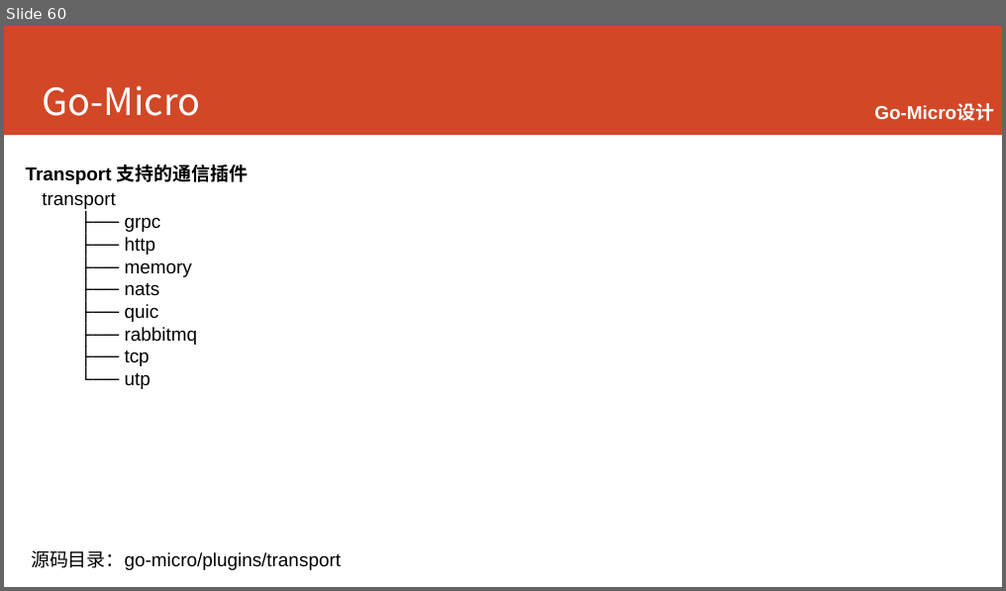
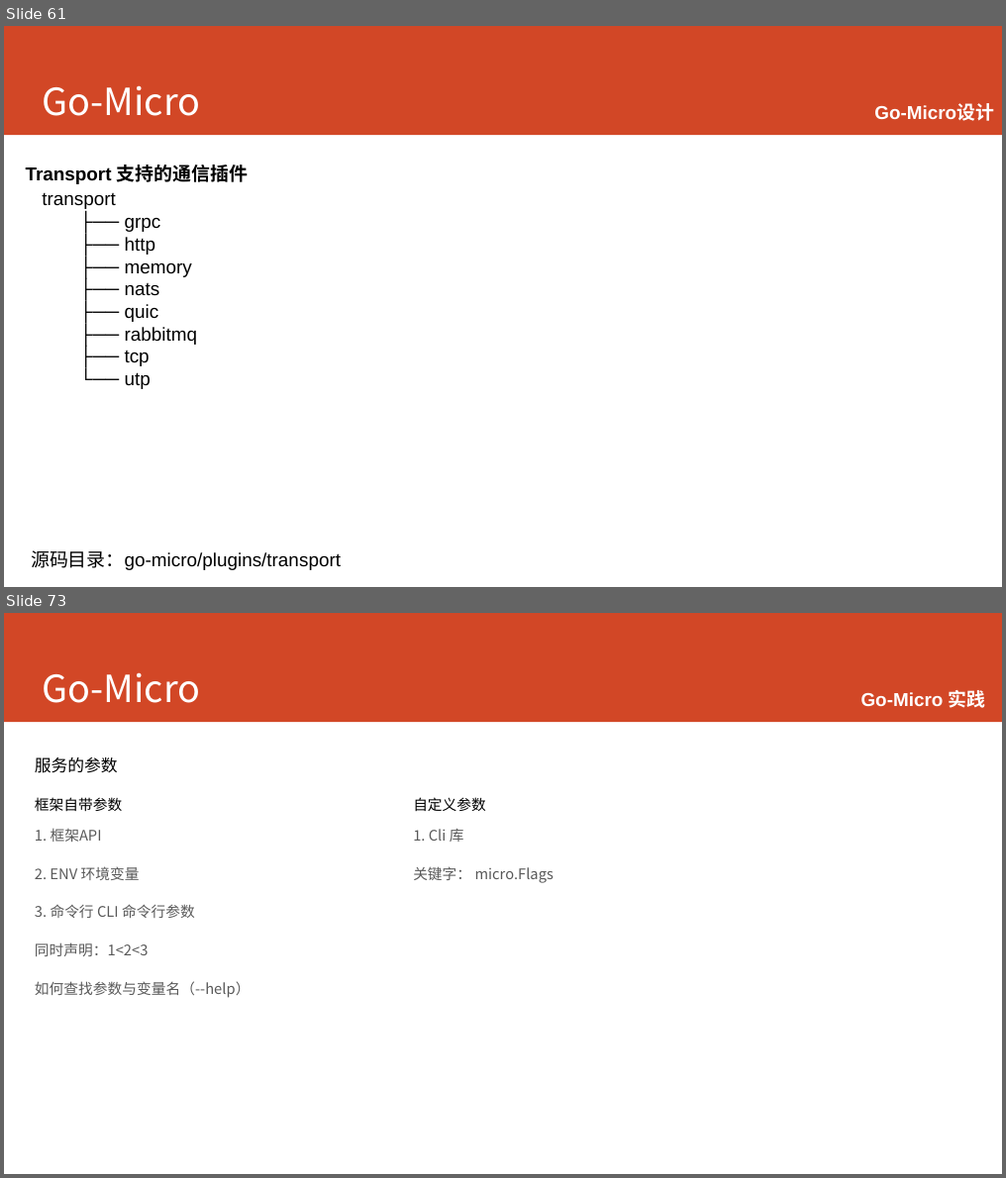
Before and after one commit to printfcoder/printfcoder, a slide deck: course/for-emc/course-for-emc.pptx. Shown one above the other, each under a label of ours: slide 60 before the commit, slides 61 and 73 after it; the slides between them are not shown. The pictures are 1006x591 and 1006x1178 pixels, drawn with LibreOffice and Linux fonts; fonts in the diff are those of the drawing. Boxes give left, top, right and bottom in pixels: in the first picture for what was removed or moved away, otherwise in the second. Text is boxed around its words. In the diff, an @@ line names an element or a change of style, - is before the commit and + after.

```diff
--- a/course/for-emc/course-for-emc.pptx
+++ b/course/for-emc/course-for-emc.pptx
@@ slide 73 added at bbox=[4, 613, 1002, 1174], background #FFFFFF; not listed: 1 template element that a slide beside it also shows @@
@@ title added at bbox=[42, 672, 200, 703], 36 pt, text #FFFFFF @@
+Go-Micro
@@ text added at bbox=[861, 690, 986, 708], 18 pt, text #FFFFFF, bold @@
+  Go-Micro 实践
@@ text added at bbox=[35, 758, 118, 773], 16 pt, text #000000 @@
+服务的参数
@@ text added at bbox=[35, 797, 122, 811], 14 pt, text #000000 @@
+框架自带参数
@@ text added at bbox=[413, 797, 486, 811], 14 pt, text #000000 @@
+自定义参数
@@ text added at bbox=[35, 828, 251, 998], 14 pt, text #595959 @@
+1. 框架API
+2. ENV 环境变量
+3. 命令行 CLI 命令行参数
+同时声明：1<2<3
+如何查找参数与变量名（--help）
@@ text added at bbox=[413, 829, 553, 883], 14 pt, text #595959 @@
+1. Cli 库
+关键字： micro.Flags
@@ what was slide 60 is now slide 61 @@
```
Also in this commit, not shown: 5 slides changed, 22 other slides added, 4 other files.
